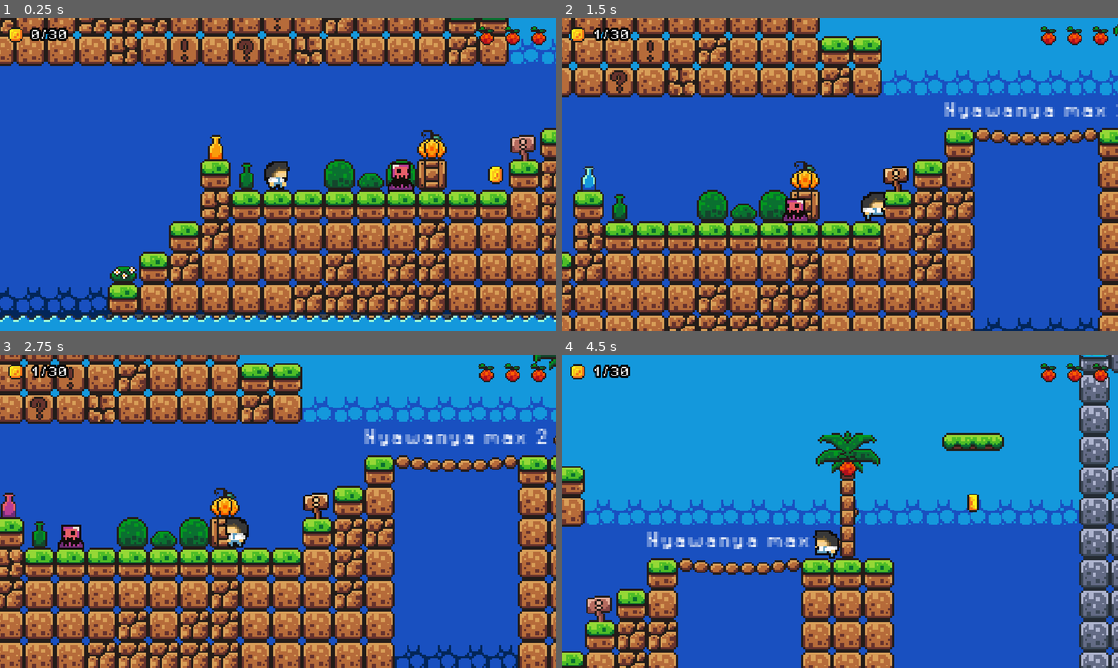
Above: before the commit, frames 1-4 (two rows, left to right).
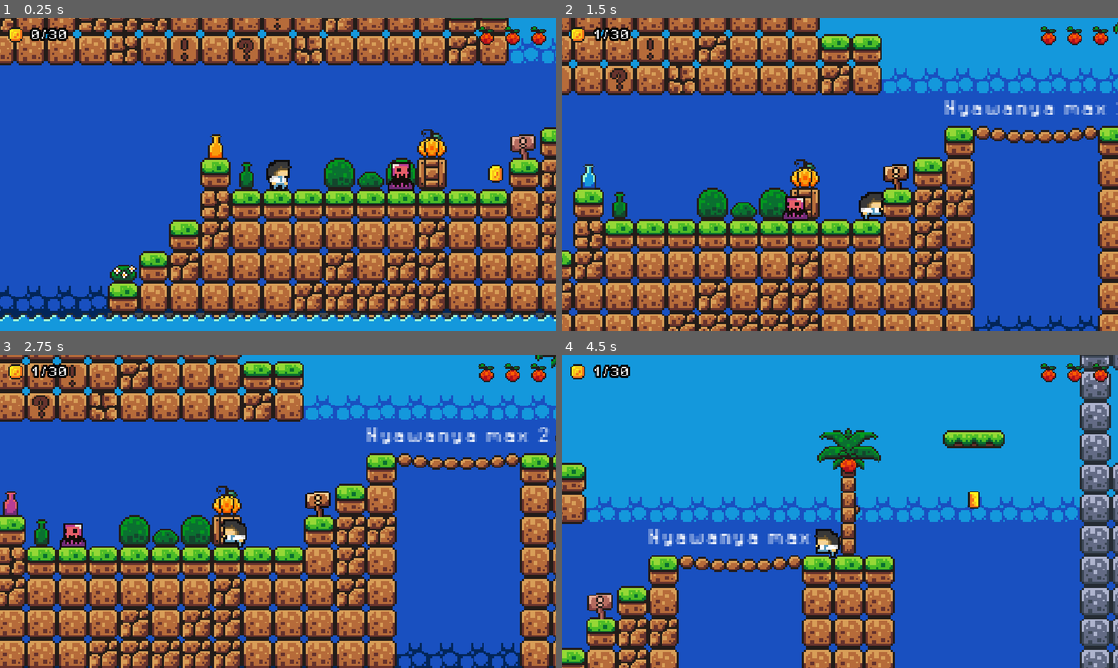
Above: after the commit, the same moments.

Repository: MFathinHalim/Chiyo
Game: Godot game, scene res://scenes/levels/level1.tscn
Same seed, same stepped clock (60 frames per second), same inputs: the game is played once before the commit and once after it.
Inputs:
- Up to frame 1 (0.25 s): no input
- Up to frame 2 (1.5 s): tap Enter (ui_accept) at 0.5 s; hold Right (move_right) from 0.53 s (still down); tap Space (jump) at 0.77 s
- Up to frame 3 (2.75 s): tap Space (jump) at 1.52 s; release Right (move_right) at 2.03 s; hold Left (move_left) from 2.03 s (still down)
- Up to frame 4 (4.5 s): release Left (move_left) at 2.78 s; hold Right (move_right) 2.78-4.28 s; tap Space (jump) at 3.02, 3.77 s; hold Left (move_left) from 4.28 s (still down)

The runs differ from the first frame. In frame 1, 12% of the frame differs, in the area x 0-100%, y 0-98%; in frame 2, 23%; in frame 3, 33%, in the area x 0-100%, y 0-100%; in frame 4, 17%.

Commit message:
fix char dikit

Diff:
--- a/scenes/player.tscn
+++ b/scenes/player.tscn
@@ -73,6 +73,18 @@
 atlas = ExtResource("1_3vyb7")
 region = Rect2(128, 64, 32, 32)
 
+[sub_resource type="AtlasTexture" id="AtlasTexture_j2b1d"]
+atlas = ExtResource("1_3vyb7")
+region = Rect2(160, 64, 32, 32)
+
+[sub_resource type="AtlasTexture" id="AtlasTexture_cs1tg"]
+atlas = ExtResource("1_3vyb7")
+region = Rect2(192, 64, 32, 32)
+
+[sub_resource type="AtlasTexture" id="AtlasTexture_2dvfe"]
+atlas = ExtResource("1_3vyb7")
+region = Rect2(224, 64, 32, 32)
+
 [sub_resource type="AtlasTexture" id="AtlasTexture_fjrip"]
 atlas = ExtResource("1_3vyb7")
 region = Rect2(0, 64, 32, 32)
@@ -221,6 +233,15 @@
 "frames": [{
 "duration": 1.0,
 "texture": SubResource("AtlasTexture_tuyoq")
+}, {
+"duration": 1.0,
+"texture": SubResource("AtlasTexture_j2b1d")
+}, {
+"duration": 1.0,
+"texture": SubResource("AtlasTexture_cs1tg")
+}, {
+"duration": 1.0,
+"texture": SubResource("AtlasTexture_2dvfe")
 }],
 "loop": true,
 "name": &"jump",
@@ -277,7 +298,7 @@
 }],
 "loop": true,
 "name": &"run",
-"speed": 10.0
+"speed": 5.0
 }, {
 "frames": [{
 "duration": 1.0,
@@ -298,7 +319,7 @@
 }]
 
 [sub_resource type="CircleShape2D" id="CircleShape2D_fjrip"]
-radius = 5.0990195
+radius = 6.0
 
 [node name="player" type="CharacterBody2D" unique_id=1665970681]
 z_index = 5
@@ -308,13 +329,13 @@
 [node name="AnimatedSprite2D" type="AnimatedSprite2D" parent="." unique_id=391838829]
 position = Vector2(0, -12)
 sprite_frames = SubResource("SpriteFrames_tuyoq")
-animation = &"sakit"
+animation = &"dash"
 autoplay = "idle"
-frame = 3
-frame_progress = 1.0
+frame = 1
+frame_progress = 0.087726824
 
 [node name="CollisionShape2D" type="CollisionShape2D" parent="." unique_id=1572150451]
-position = Vector2(0, -5)
+position = Vector2(0, -7)
 shape = SubResource("CircleShape2D_fjrip")
 debug_color = Color(0, 0.6, 0.69803923, 0)
 
Binary file changed: assets/sprites/knight.png
